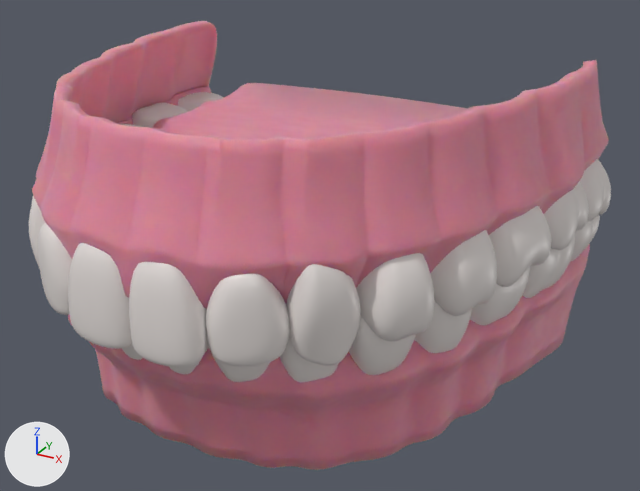
Two versions of the Blender file samples/basic-lip-sync.blend, one commit apart.
Camera for both pictures: a 50 mm lens placed at (1.43, -3.11, 1.37), pointed at (0.05, -0.59, 0.11). Every picture has the same lights, and +X, +Y and +Z are marked at lower left.

The scene before the commit, as lines of its bpy script (objects in view):
```python
ob_canine = bpy.data.objects.new('canine', me_cylinder_003)
ob_canine.parent = ob_gums_lower
ob_canine.location = (-0.395, -0.788, 0.165)
ob_canine.rotation_euler = (0.222, 0.0, -0.845)  # degrees (13, 0, -48)
ob_gums_lower = bpy.data.objects.new('gums lower', me_cylinder)
ob_gums_lower.location = (0.0, 0.0, 0.0)
ob_gums_lower_002 = bpy.data.objects.new('gums lower.002', me_cylinder_011)
ob_gums_lower_002.location = (0.0, 0.0, 0.47)
ob_upper_canine = bpy.data.objects.new('upper canine', me_cylinder_015)
ob_upper_canine.parent = ob_gums_lower_002
ob_upper_canine.location = (-0.461, -1.181, 0.32)
ob_upper_canine.rotation_euler = (-0.0313, 0.0744, -0.976)  # degrees (-1.8, 4.3, -56)
# also in view: 'second molar' at (0.0, -0.45, 0.16); 'first molar' at (0.0, -0.73, 0.16); 'second premolar' at (0.0, -0.96, 0.16); 'lateral incisor' at (0.0, -1.38, 0.17); 'upper first molar' at (0.0, -0.71, 0.34)
```
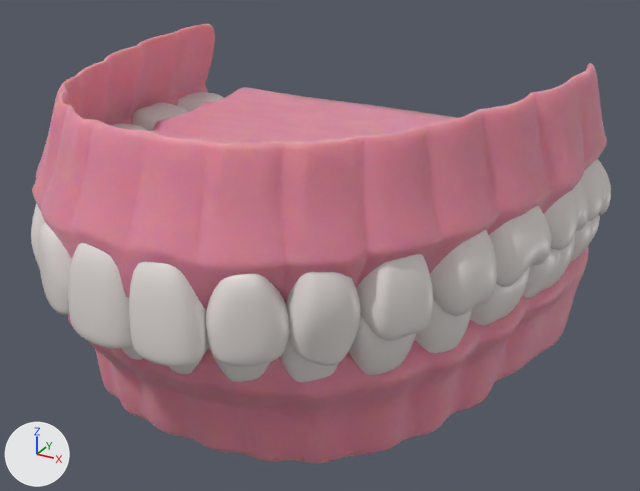
What the commit changed:
me_cylinder_015 has 28 vertices, 27 faces and spans x -0.103..0.107, y -0.08..0.117, z -0.236..0.159.
me_cylinder_015 is used by ob_upper_canine; parent ob_gums_lower_002; location (-0.461, -1.181, 0.32); rotation (-0.0313, 0.0744, -0.976), in degrees (-1.8, 4.3, -56).
Part 1, on me_cylinder_015:
Vertex 2 of me_cylinder_015 moves from (0.043, -0.04, 0.159) to (0.043, -0.003, 0.159).
Vertex 10 of me_cylinder_015 moves from (0.008, -0.04, 0.159) to (0.008, -0.02, 0.159).
Vertex 24 of me_cylinder_015 moves from (0.028, -0.04, 0.159) to (0.028, -0.003, 0.159).
Object 'gums lower' (ob_gums_lower) gains a SOLIDIFY modifier named 'Solidify'.
Modifier setting: thickness = 0.04.
Object 'gums lower' (ob_gums_lower) loses its SOLIDIFY modifier named 'Solidify'.
Modifier setting removed (it was thickness = 0.04).
Object 'gums lower.002' (ob_gums_lower_002) loses its SUBSURF modifier named 'Subdivision'.
Object 'gums lower.002' (ob_gums_lower_002) loses its WEIGHTED_NORMAL modifier named 'WeightedNormal'.
Object 'gums lower.002' (ob_gums_lower_002) gains a SUBSURF modifier named 'Subdivision'.
Modifier setting: levels = 2.
Object 'gums lower.002' (ob_gums_lower_002) gains a WEIGHTED_NORMAL modifier named 'WeightedNormal'.

Pixel boxes [x1, y1, x2, y2] of what changed, in the pictures (640 x 491 px; the box of a moved part takes in the faces that stretch with it):
'gums lower.002', modifiers changed
    before: [32, 21, 609, 309]
    after: [32, 24, 607, 309]
'gums lower', modifiers changed
    before: [68, 244, 590, 470]
    after: [68, 246, 589, 463]
'upper canine', reshaped, modifiers changed
    before: [29, 199, 361, 365]
    after: [31, 203, 361, 365]
'upper first premolar', modifiers changed
    before: [31, 196, 434, 341]
    after: [356, 254, 433, 341]
part 1 of me_cylinder_015, moved or reshaped
    before: [29, 199, 357, 309]
    after: [31, 203, 356, 308]
